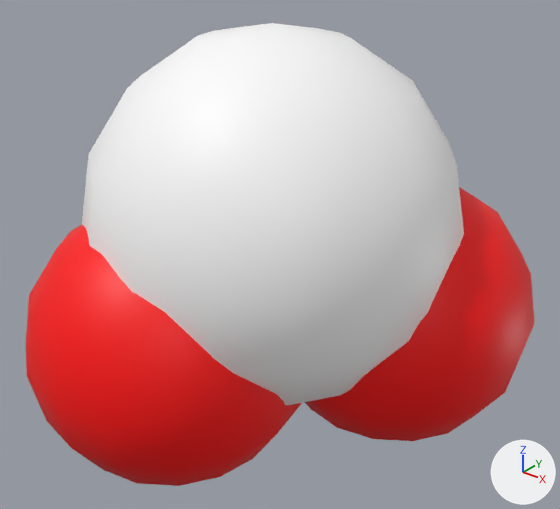
An edit to the FBX model Assets/3D Models/H2O.fbx, drawn before and after from the same camera.
Both versions are drawn from a 50 mm lens placed at (2.82, -2.44, 1.43), pointed at (0.5, 0.47, -0.38). The axes (+X, +Y, +Z) are drawn at lower right. The lights are the same throughout.

In view in the first picture: 'H2O.001'.
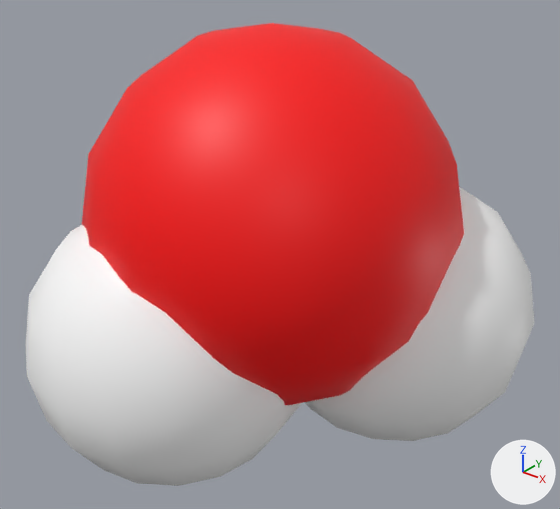
Where the change shows, as pixel boxes [x1, y1, x2, y2] in the pictures (560 x 509 px):
part 1 of me_sphere_003, recoloured (red to white)
    both: [25, 187, 534, 486]
part 2 of me_sphere_003, recoloured (white to red)
    both: [82, 23, 464, 405]

The change, as a diff of the scene's bpy script:
```diff
--- a/Assets/3D Models/H2O.fbx.py
+++ b/Assets/3D Models/H2O.fbx.py
@@ me_sphere_003 @@
 me_sphere_003.from_pydata(...)  # 342 vertices, 384 faces; spans x -0.62..1.67, y -0.79..1.78, z -1.55..0.81
 # used by ob_h2o_001; location = (0.0, 0.0, 0.0)
+# me_sphere_003 part 1: all 256 faces that had it switch from mat_oxygen_001 (red #ff0000) to mat_h_001 (white #ffffff)
+# me_sphere_003 part 2: all 128 faces that had it switch from mat_h_001 (white #ffffff) to mat_oxygen_001 (red #ff0000)
```
